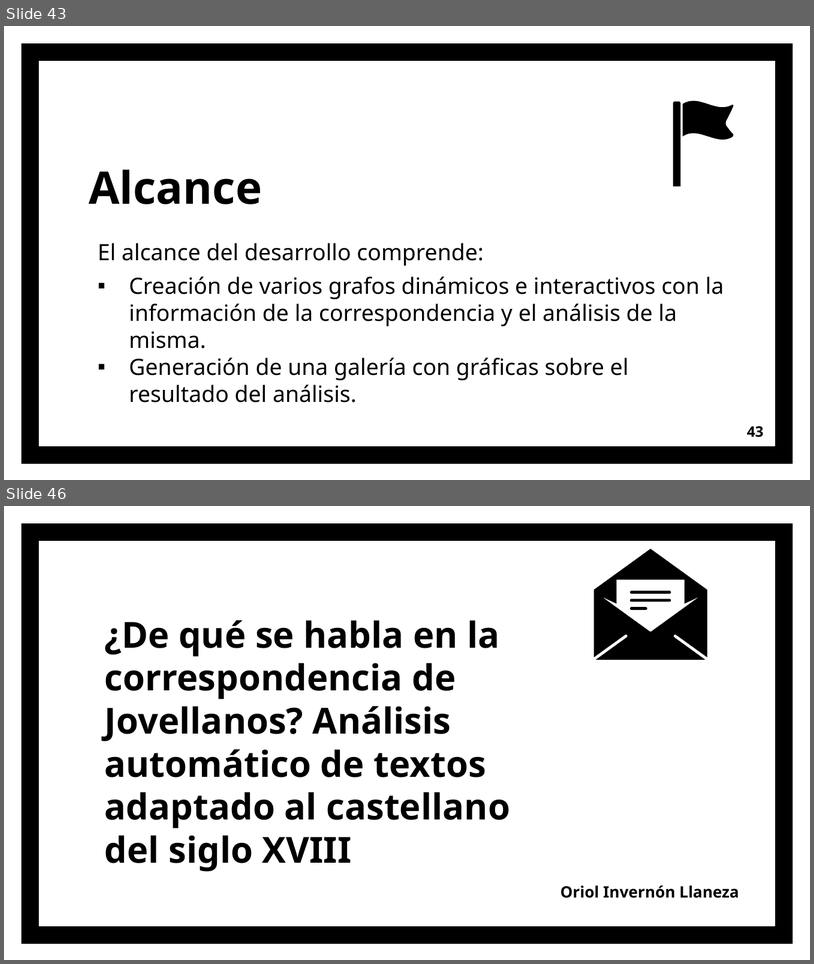
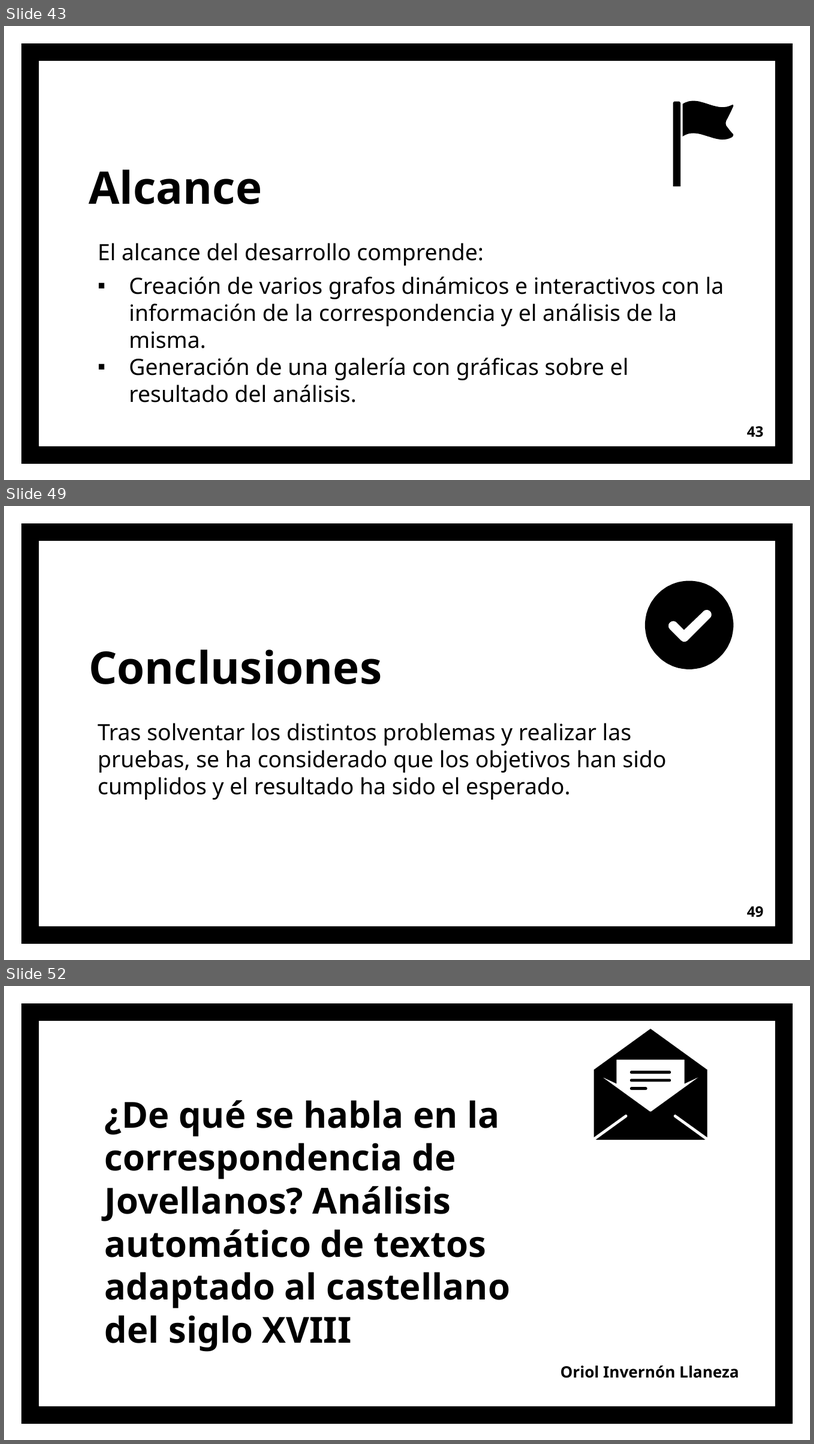
Before and after one commit to OriolInvernonLlaneza/Practicas-TFG, a slide deck: ppt/Jovellanos.pptx. Shown one above the other, each under a label of ours: slides 43 and 46 before the commit, slides 43, 49 and 52 after it; the slides between them are not shown. The pictures are 814x964 and 814x1444 pixels, drawn with LibreOffice and Linux fonts; fonts in the diff are those of the drawing. Boxes give left, top, right and bottom in pixels: in the first picture for what was removed or moved away, otherwise in the second. Text is boxed around its words. In the diff, an @@ line names an element or a change of style, - is before the commit and + after.

```diff
--- a/ppt/Jovellanos.pptx
+++ b/ppt/Jovellanos.pptx
@@ slide 49 added at [4, 506, 810, 960], background #FFFFFF; not listed: 1 template element that a slide beside it also shows @@
@@ freeform shape added at [645, 581, 734, 670], fill #000000 @@
@@ title added at [89, 649, 382, 684], 40 pt, text #000000, bold @@
+Conclusiones
@@ text added at [98, 723, 666, 799], 20 pt, text #000000 @@
+Tras solventar los distintos problemas y realizar las pruebas, se ha considerado que los objetivos han sido cumplidos y el resultado ha sido el esperado.
@@ page number added at [747, 906, 764, 917], 13 pt, text #000000, bold @@
+49
@@ what was slide 46 is now slide 52 @@
```
Also in this commit, not shown: 6 slides changed, 5 other slides added, 8 other files.
